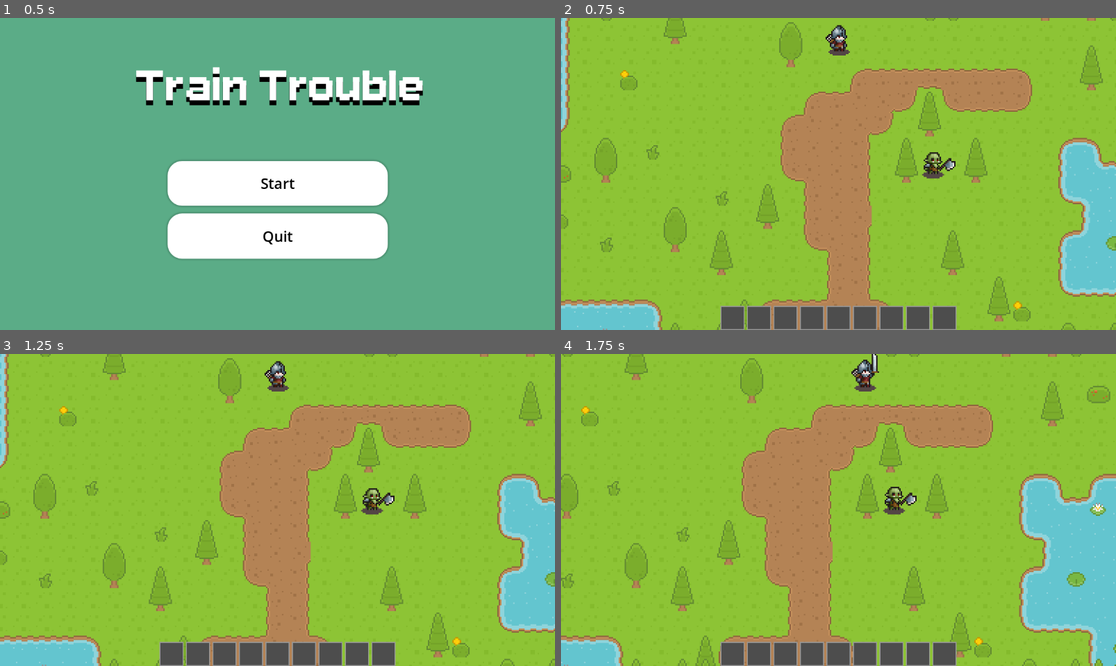
Above: before the commit, frames 1-4 (two rows, left to right).
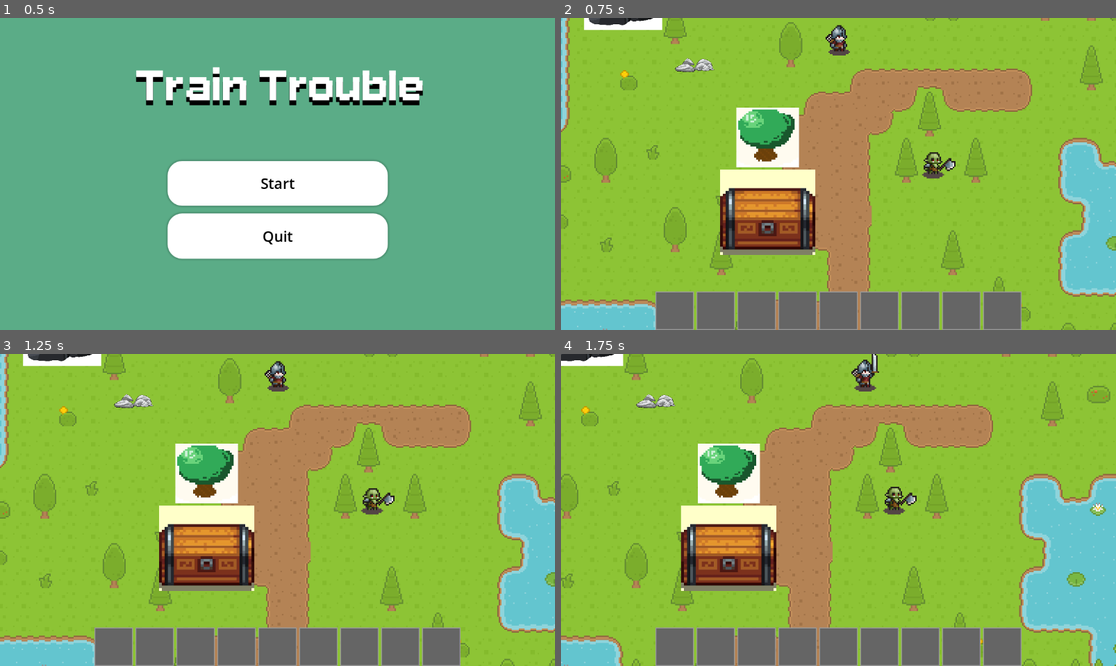
Above: after the commit, the same moments.

Repository: EyeAmTheOne/CS180_Project
Game: Godot game, scene res://ui/menus/MainMenu.tscn
The game is run twice, just before and just after one commit, with the same random seed, the same clock (stepped at 60 frames per second) and the same inputs.
Inputs:
- Up to frame 1 (0.5 s): no input
- Up to frame 2 (0.75 s): click "Start" at 0.5 s
- Up to frame 3 (1.25 s): no input
- Up to frame 4 (1.75 s): hold D (right) from 1.28 s (still down); tap F (attack) at 1.35 s

Frame 1 is identical in both runs. In frame 2, 13% of the frame differs, in the area x 4-83%, y 0-100%; in frame 3, 13%; in frame 4, 13%.

Commit message:
Made inventory and resources work in unison together

Diff:
--- a/inventory/Item.gd
+++ b/inventory/Item.gd
@@ -3,10 +3,13 @@
 # Represents a single item in the inventory
 var item_name = ""
 var quantity = 0
+var item_data = {}
 
 func _init(name = "", amount = 0):
 	item_name = name
 	quantity = amount
+	# Get the item data from ItemDatabase
+	item_data = ItemDatabase.get_item_data(name)
 
 func add(amount):
 	quantity += amount
@@ -22,3 +25,6 @@
 
 func get_item_name():
 	return item_name
+
+func get_icon() -> String:
+	return item_data.get("icon", "")
--- a/inventory/ItemDatabase.gd
+++ b/inventory/ItemDatabase.gd
@@ -1,43 +1,27 @@
 extends Node
 
-# Stores all the item definitions for the game
 var items = {}
 
 func _ready():
 	items["wood"] = {
 		"name": "Wood",
-		"description": "Basic resource for crafting",
-		"max_stack": 99
+		"icon": "res://assets/art/tree11.png"
+	}
+	items["coal"] = {
+		"name": "Coal",
+		"icon": "res://assets/art/coal.webp"
+	}
+	items["metal"] = {
+		"name": "Metal",
+		"icon": "res://assets/art/pngtree-rock-material-vector-png-image_13459100.png"
+	}
+	items["gold"] = {
+		"name": "Gold",
+		"icon": "res://assets/art/gold.jpg"
 	}
 
-	items["metal"] = {
-		"name": "Metal scrap",
-		"description": "Used for upgrades",
-		"max_stack": 99
-	}
-
-	items["coal"] = {
-		"name": "Coal",
-		"description": "Fuel for the train",
-		"max_stack": 50
-	}
-
-	items["health_potion"] = {
-		"name": "Health Potion",
-		"description": "Restores health",
-		"max_stack": 10
-	}
-
-	items["gold"] = {
-		"name": "gold",
-		"description": "Valuable currency",
-		"max_stack": 999
-	}
-
-func item_exists(item_name):
+func item_exists(item_name: String) -> bool:
 	return items.has(item_name)
 
-func get_item(item_name):
-	if items.has(item_name):
-		return items[item_name]
-	return null
+func get_item_data(item_name: String) -> Dictionary:
+	return items.get(item_name, {})
--- a/inventory/SimpleInventoryUI.gd
+++ b/inventory/SimpleInventoryUI.gd
@@ -29,11 +29,11 @@
 
 	for i in range(9):
 		var slot = Panel.new()
-		slot.custom_minimum_size = Vector2(50, 50)
+		slot.custom_minimum_size = Vector2(80, 80)
 
 		# Style
 		var style = StyleBoxFlat.new()
-		style.bg_color = Color(0.3, 0.3, 0.3)
+		style.bg_color = Color(0.397, 0.397, 0.397, 1.0)
 		style.border_width_left = 2
 		style.border_width_right = 2
 		style.border_width_top = 2
@@ -45,20 +45,23 @@
 		if i < items.size():
 			var item = items[i]
 
-			# Item name at top
-			var name_label = Label.new()
-			name_label.text = item.get_name()
-			name_label.position = Vector2(5, 5)
-			name_label.add_theme_font_size_override("font_size", 10)
-			name_label.add_theme_color_override("font_color", Color(1, 1, 1))
-			slot.add_child(name_label)
+			# Item icon (image)
+			var icon = TextureRect.new()
+			icon.texture = load(item.get_icon())
+			icon.expand_mode = TextureRect.EXPAND_FIT_WIDTH_PROPORTIONAL
+			icon.stretch_mode = TextureRect.STRETCH_KEEP_ASPECT_CENTERED
+			icon.custom_minimum_size = Vector2(50, 50)
+			icon.position = Vector2(15, 10)
+			slot.add_child(icon)
 
-			# Item quantity in bottom right
+			# Quantity number (bottom right)
 			var qty_label = Label.new()
 			qty_label.text = str(item.get_quantity())
-			qty_label.position = Vector2(30, 30)
-			qty_label.add_theme_font_size_override("font_size", 16)
-			qty_label.add_theme_color_override("font_color", Color(1, 1, 1))
+			qty_label.position = Vector2(50, 55)
+			qty_label.add_theme_font_size_override("font_size", 20)
+			qty_label.add_theme_color_override("font_color", Color.WHITE)
+			qty_label.add_theme_color_override("font_outline_color", Color.BLACK)
+			qty_label.add_theme_constant_override("outline_size", 2)
 			slot.add_child(qty_label)
 
 		hotbar.add_child(slot)
--- a/main.tscn
+++ b/main.tscn
@@ -6,7 +6,11 @@
 [ext_resource type="Texture2D" uid="uid://cecnm0qt50gpj" path="res://assets/art/roguelikeSheet_environment.png" id="2_1bvp3"]
 [ext_resource type="PackedScene" uid="uid://b413ipsgp3sfv" path="res://systems/ai/Enemy.tscn" id="3_h2yge"]
 [ext_resource type="PackedScene" uid="uid://djhv0f3oxcglr" path="res://core/scene_trigger.tscn" id="3_lquwl"]
+[ext_resource type="PackedScene" uid="uid://0sbh4k7pxmh2" path="res://world/resources/chest1.tscn" id="5_4c57u"]
+[ext_resource type="PackedScene" uid="uid://c554asfb4pjcm" path="res://world/resources/coal.tscn" id="6_efxa6"]
 [ext_resource type="Script" path="res://player/PlayerCamera.gd" id="7_272bh"]
+[ext_resource type="PackedScene" uid="uid://b3sxbxfksydtf" path="res://world/resources/metal.tscn" id="7_dg77c"]
+[ext_resource type="PackedScene" uid="uid://meyktyfvtqk3" path="res://world/resources/tree.tscn" id="8_efxa6"]
 
 [sub_resource type="PhysicsMaterial" id="PhysicsMaterial_1bvp3"]
 
@@ -2212,6 +2216,18 @@
 tile_map_data = PackedByteArray("AAAJAAMAAAADAAEAAAALAAcAAAADAAEAAAABAAcAAAADAAEAAAADAAUAAAADAAEAAAAMAAMAAAADAAEAAAAKAA …(1216 unchanged characters)…
 tile_set = SubResource("TileSet_5vw27")
 
+[node name="chest" parent="Map/EnvironmentLayer" instance=ExtResource("5_4c57u")]
+position = Vector2(250, 300)
+
+[node name="coal" parent="Map/EnvironmentLayer" instance=ExtResource("6_efxa6")]
+position = Vector2(150, 150)
+
+[node name="metal" parent="Map/EnvironmentLayer" instance=ExtResource("7_dg77c")]
+position = Vector2(200, 200)
+
+[node name="tree" parent="Map/EnvironmentLayer" instance=ExtResource("8_efxa6")]
+position = Vector2(250, 250)
+
 [node name="SceneTrigger" parent="Map" instance=ExtResource("3_lquwl")]
 connected_scene = "res://world/World.tscn"
 
--- a/player/Player.tscn
+++ b/player/Player.tscn
@@ -1,13 +1,11 @@
 [gd_scene load_steps=59 format=3 uid="uid://4v1f6nfxhn7v"]
 
-[ext_resource type="PackedScene" uid="uid://4eouovx8cr2d" path="res://inventory/InventoryUI.tscn" id="3_wnvi2"]
-[ext_resource type="Script" uid="uid://jjnau4bt7xlg" path="res://inventory/Inventory.gd" id="16_inv"]
 [ext_resource type="Script" uid="uid://cfq5yl3bd6y31" path="res://player/player.gd" id="1_3c3w1"]
 [ext_resource type="Texture2D" uid="uid://cmghk6kjvg46t" path="res://assets/art/Soldier with shadows/Soldier.png" id="1_ulp21"]
 [ext_resource type="Texture2D" uid="uid://dvioeg68lyb7l" path="res://assets/art/Soldier with shadows/Soldier-Death.png" id="2_aqcbf"]
 [ext_resource type="Texture2D" uid="uid://5dwt01tqp064" path="res://assets/art/Soldier with shadows/Soldier-Attack01.png" id="2_gskgj"]
 [ext_resource type="Script" uid="uid://bl7jd0cbw38h" path="res://systems/health/health.gd" id="3_83hs8"]
-[ext_resource type="PackedScene" uid="uid://4eouovx8cr2d" path="res://inventory/InventoryUI.tscn" id="3_wnvi2"]
+[ext_resource type="PackedScene" uid="uid://dhympd7g7p8le" path="res://inventory/InventoryUI.tscn" id="3_wnvi2"]
 [ext_resource type="Texture2D" uid="uid://cys27dqxvupja" path="res://assets/art/Soldier with shadows/Soldier-Walk.png" id="3_x8kxw"]
 [ext_resource type="Script" uid="uid://bx0xax2hj2eva" path="res://systems/health/hurtbox.gd" id="4_83hs8"]
 [ext_resource type="Texture2D" uid="uid://br8302mrj1acm" path="res://assets/art/Soldier with shadows/Soldier-Hurt.png" id="4_mhpjh"]
--- a/player/player.gd
+++ b/player/player.gd
@@ -5,12 +5,13 @@
 @onready var animated_sprite = $AnimatedSprite2D
 @onready var animated_player = $AnimationPlayer
 @onready var hitbox = $HitBox/CollisionShape2D
+@onready var inventory = $Inventory  # ADD THIS LINE
 
 var player_dead : bool = false
 var current_attack : bool = false
 var stun : bool = false
 
-# Diego resources
+# Diego resources - kept for compatibility, synced with inventory
 var wood: int = 0
 var coal: int = 0
 var gold: int = 0
@@ -32,24 +33,40 @@
 		# Flip weapon hitbox to the right
 		hitbox.position[0] = -abs(hitbox.position[0])
 
-# Diego: resource gain + popup
+# Diego: resource gain + popup - NOW SYNCED WITH INVENTORY
 func add_wood(amount: int) -> void:
-	wood += amount
+	if inventory:
+		inventory.add_item("wood", amount)
+		wood = inventory.get_item_quantity("wood")
+	else:
+		wood += amount
 	print("Picked up ", amount, " wood (Total: ", wood, ")")
 	_show_pickup_popup("+%d wood" % amount)
 
 func add_coal(amount: int) -> void:
-	coal += amount
+	if inventory:
+		inventory.add_item("coal", amount)
+		coal = inventory.get_item_quantity("coal")
+	else:
+		coal += amount
 	print("Picked up ", amount, " coal (Total: ", coal, ")")
 	_show_pickup_popup("+%d coal" % amount)
 
 func add_gold(amount: int) -> void:
-	gold += amount
+	if inventory:
+		inventory.add_item("gold", amount)
+		gold = inventory.get_item_quantity("gold")
+	else:
+		gold += amount
 	print("Picked up ", amount, " gold (Total: ", gold, ")")
 	_show_pickup_popup("+%d gold" % amount)
 
 func add_metal(amount: int) -> void:
-	metal += amount
+	if inventory:
+		inventory.add_item("metal", amount)
+		metal = inventory.get_item_quantity("metal")
+	else:
+		metal += amount
 	print("Picked up ", amount, " metal (Total: ", metal, ")")
 	_show_pickup_popup("+%d metal" % amount)
 
@@ -84,7 +101,6 @@
 			animated_sprite.play("death")
 			player_dead = true
 
-
 func attack_animation():
 	if current_attack:
 		animated_player.play("Attack")
--- a/project.godot
+++ b/project.godot
@@ -18,6 +18,7 @@
 [autoload]
 
 scene_manager="*res://core/scene_manager.gd"
+ItemDatabase="*res://inventory/ItemDatabase.gd"
 
 [global_group]
 
--- a/scripts/chest_1.gd
+++ b/scripts/chest_1.gd
@@ -11,18 +11,25 @@
 		print("Chest empty.")
 		return
 
+	# Check if player has inventory
+	if not player.has_node("Inventory"):
+		print("ERROR: Player has no inventory!")
+		return
+
+	var inventory = player.get_node("Inventory")
+
 	# Random loot rolls
 	var wood_amount = roll_wood()
 	var coal_amount = roll_coal()
 	var gold_amount = roll_gold()
 
-	# Give loot to player
-	player.add_wood(wood_amount)
-	player.add_coal(coal_amount)
-	player.add_gold(gold_amount)
+	# Give loot to player's inventory
+	inventory.add_item("wood", wood_amount)
+	inventory.add_item("coal", coal_amount)
+	if gold_amount > 0:
+		inventory.add_item("gold", gold_amount)
 
 	looted = true
-
 	print("You looted the chest!")
 	print("Loot: ",
 		wood_amount, " wood, ",
@@ -30,15 +37,12 @@
 		gold_amount, " gold."
 	)
 
-
 # -----------------------
 # RANDOM ROLL FUNCTIONS
 # -----------------------
-
 # Max wood = 25
 func roll_wood():
 	var roll = rng.randi_range(1, 100)
-
 	if roll <= 50:        # common
 		return rng.randi_range(3, 8)
 	elif roll <= 80:      # uncommon
@@ -48,11 +52,9 @@
 	else:                 # super rare
 		return rng.randi_range(20, 25)
 
-
 # Max coal = 15
 func roll_coal():
 	var roll = rng.randi_range(1, 100)
-
 	if roll <= 60:
 		return rng.randi_range(1, 5)
 	elif roll <= 90:
@@ -60,11 +62,9 @@
 	else:
 		return rng.randi_range(10, 15)
 
-
 # Max gold = 5
 func roll_gold():
 	var roll = rng.randi_range(1, 100)
-
 	if roll <= 85:
 		return 0  # most chests drop no gold
 	elif roll <= 97:
--- a/scripts/coal.gd
+++ b/scripts/coal.gd
@@ -1,5 +1,6 @@
 extends Node2D
-#same code as the tree nothing new
+# Same code as the tree nothing new
+
 var rng := RandomNumberGenerator.new()
 @export var respawn_time := 10
 
@@ -8,9 +9,13 @@
 
 func harvest(player):
 	var amount = get_random_coal_amount()
+
+	# Add to player's inventory
 	player.add_coal(amount)
+
 	hide()
 	disable_collisions()
+
 	var t = Timer.new()
 	t.wait_time = respawn_time
 	t.one_shot = true
--- a/scripts/metal.gd
+++ b/scripts/metal.gd
@@ -1,16 +1,21 @@
 extends Node2D
-## code for metal same code as tree and coal just diff name
+# Code for metal same code as tree and coal just diff name
+
 var rng := RandomNumberGenerator.new()
-@export var respawn_time := 10 # metal takes longer
+@export var respawn_time := 10  # metal takes longer
 
 func _ready():
 	rng.randomize()
 
 func harvest(player):
 	var amount = get_random_metal_amount()
+
+	# Add to player's inventory
 	player.add_metal(amount)
+
 	hide()
 	disable_collisions()
+
 	var t = Timer.new()
 	t.wait_time = respawn_time
 	t.one_shot = true
Binary file added: assets/art/gold.jpg
Not shown, added: assets/art/gold.jpg.import
Not shown: 1 places in main.tscn that only renumber resources
